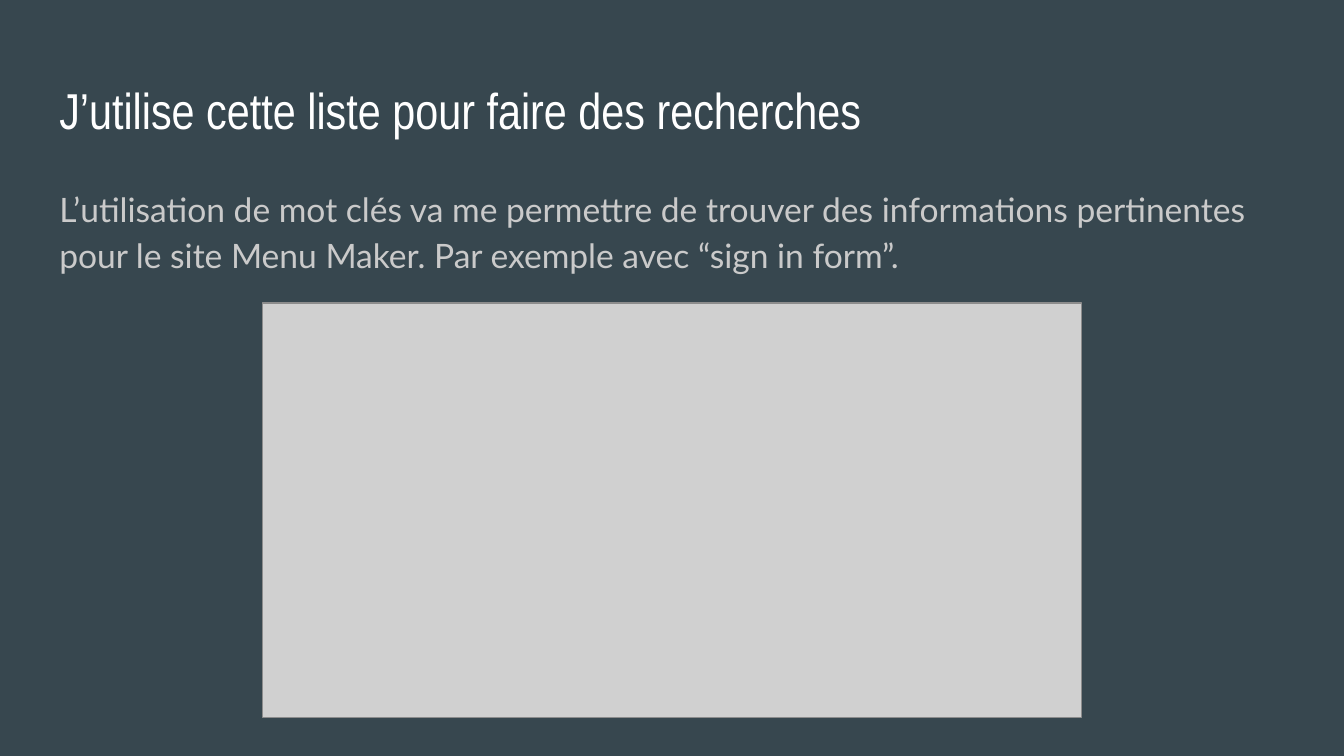
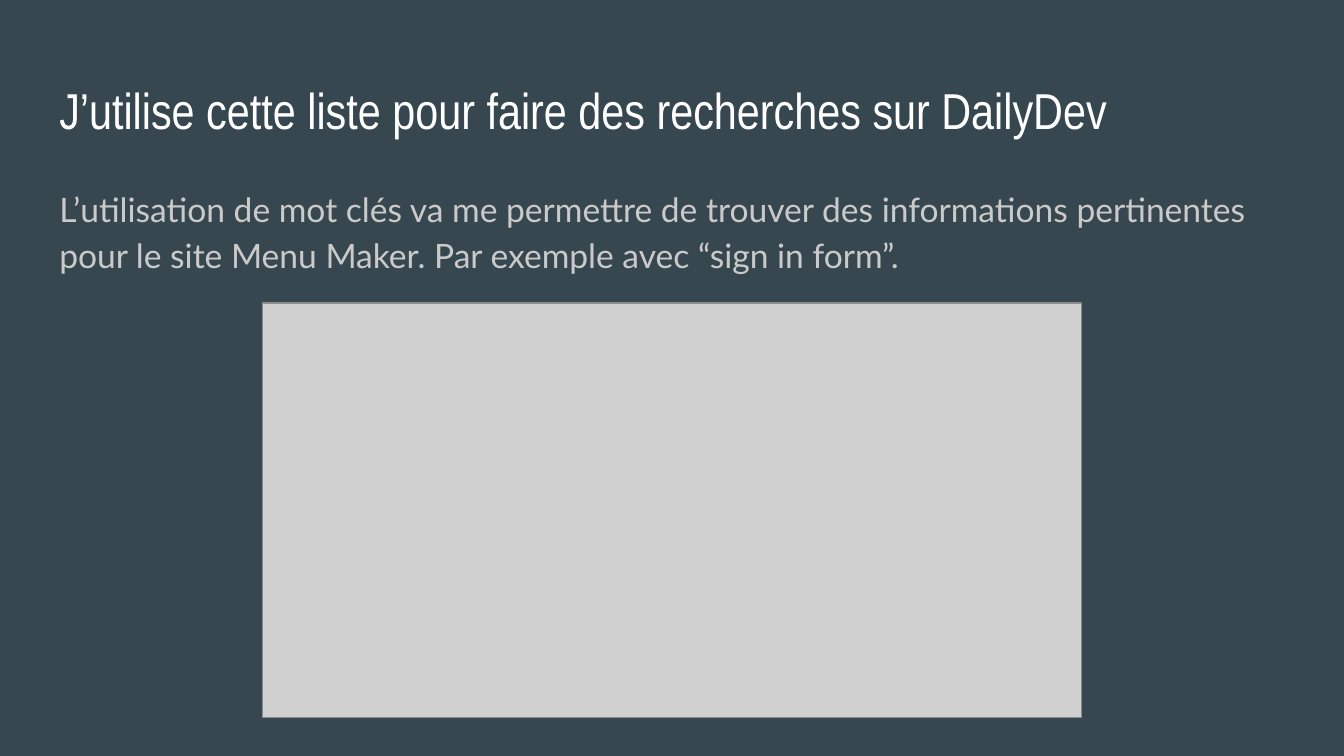
Before and after one commit to Kaazell/P4-2024, a slide deck: slide 6 of Veille technologique.pptx. Drawn at 1344x756 pixels with LibreOffice and Linux fonts; fonts in the diff are those of the drawing; grey boxes stand for pictures. Boxes give left, top, right and bottom in pixels: in the first picture for what was removed or moved away, otherwise in the second. Text is boxed around its words. In the diff, an @@ line names an element or a change of style, - is before the commit and + after.

```diff
--- a/Veille technologique.pptx
+++ b/Veille technologique.pptx
@@ title at <box>59,92,1106,139</box>: text changed @@
-J’utilise cette liste pour faire des recherches
+J’utilise cette liste pour faire des recherches sur DailyDev
```
Also in this commit, not shown: 1 other slide changed, 10 other files.
